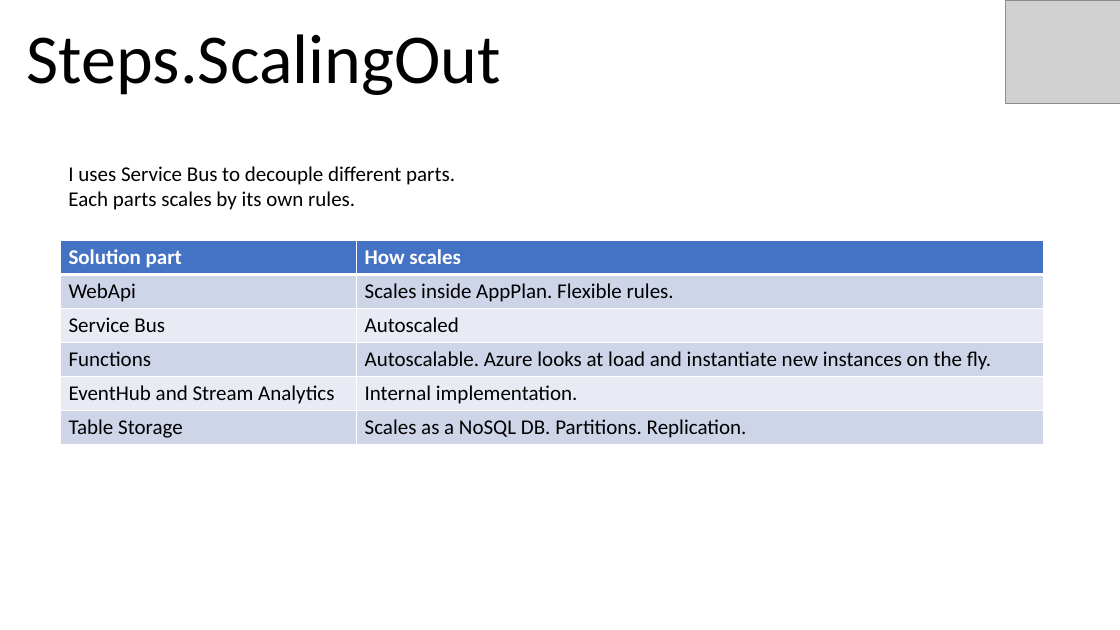
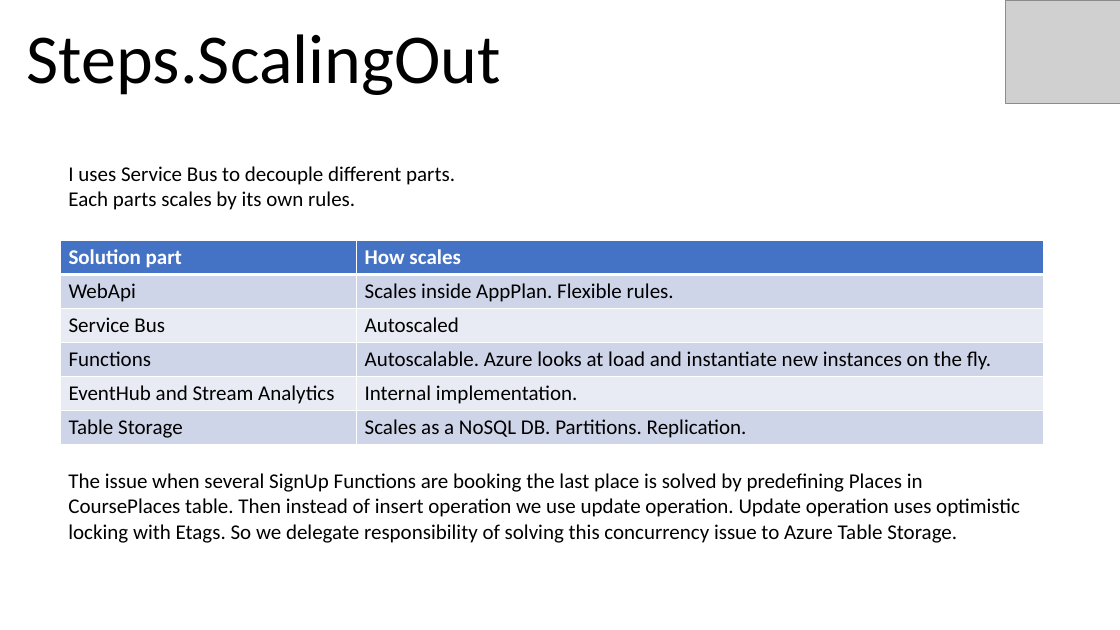
Before and after one commit to peter-nezhnov/assignment-singup-system, a slide deck: slide 8 of Sign up system notes.pptx. Drawn at 1120x630 pixels with LibreOffice and Linux fonts; fonts in the diff are those of the drawing; grey boxes stand for pictures. Boxes give left, top, right and bottom in pixels: in the first picture for what was removed or moved away, otherwise in the second. Text is boxed around its words. In the diff, an @@ line names an element or a change of style, - is before the commit and + after.

Commit message:
Added missing explanation about solution

```diff
--- a/Sign up system notes.pptx
+++ b/Sign up system notes.pptx
@@ text added at (68,473,1020,543), 18 pt, text #000000 @@
+The issue when several SignUp Functions are booking the last place is solved by predefining Places in CoursePlaces table. Then instead of insert operation we use update operation. Update operation uses optimistic locking with Etags. So we delegate responsibility of solving this concurrency issue to Azure Table Storage.
```
